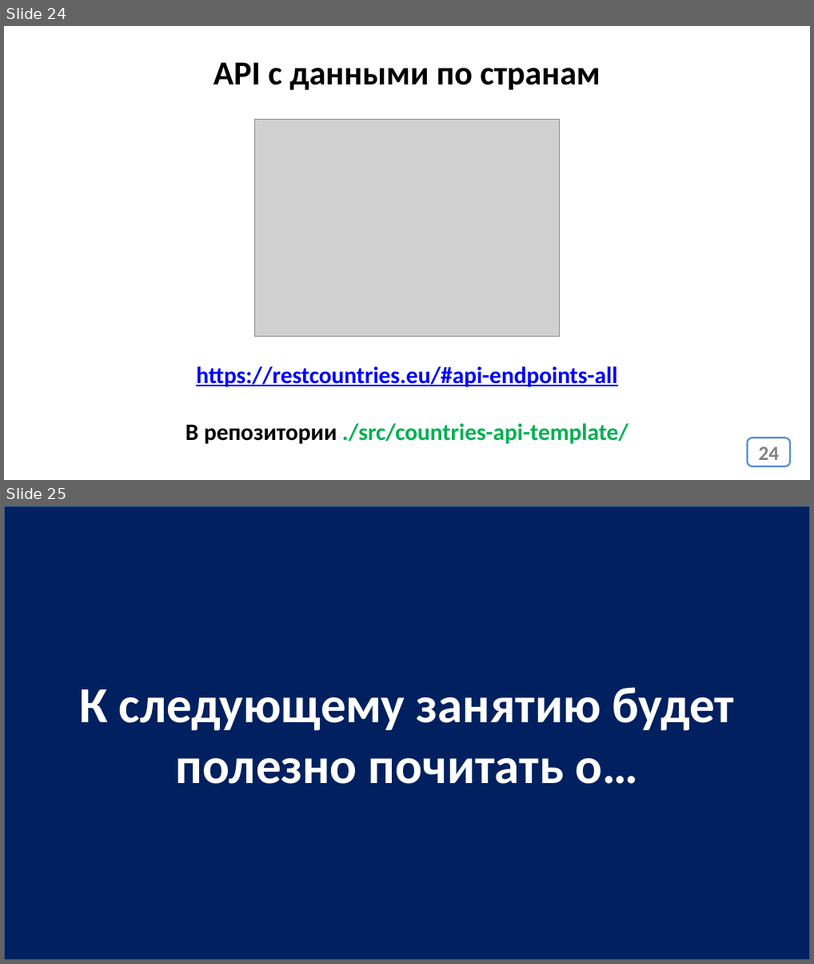
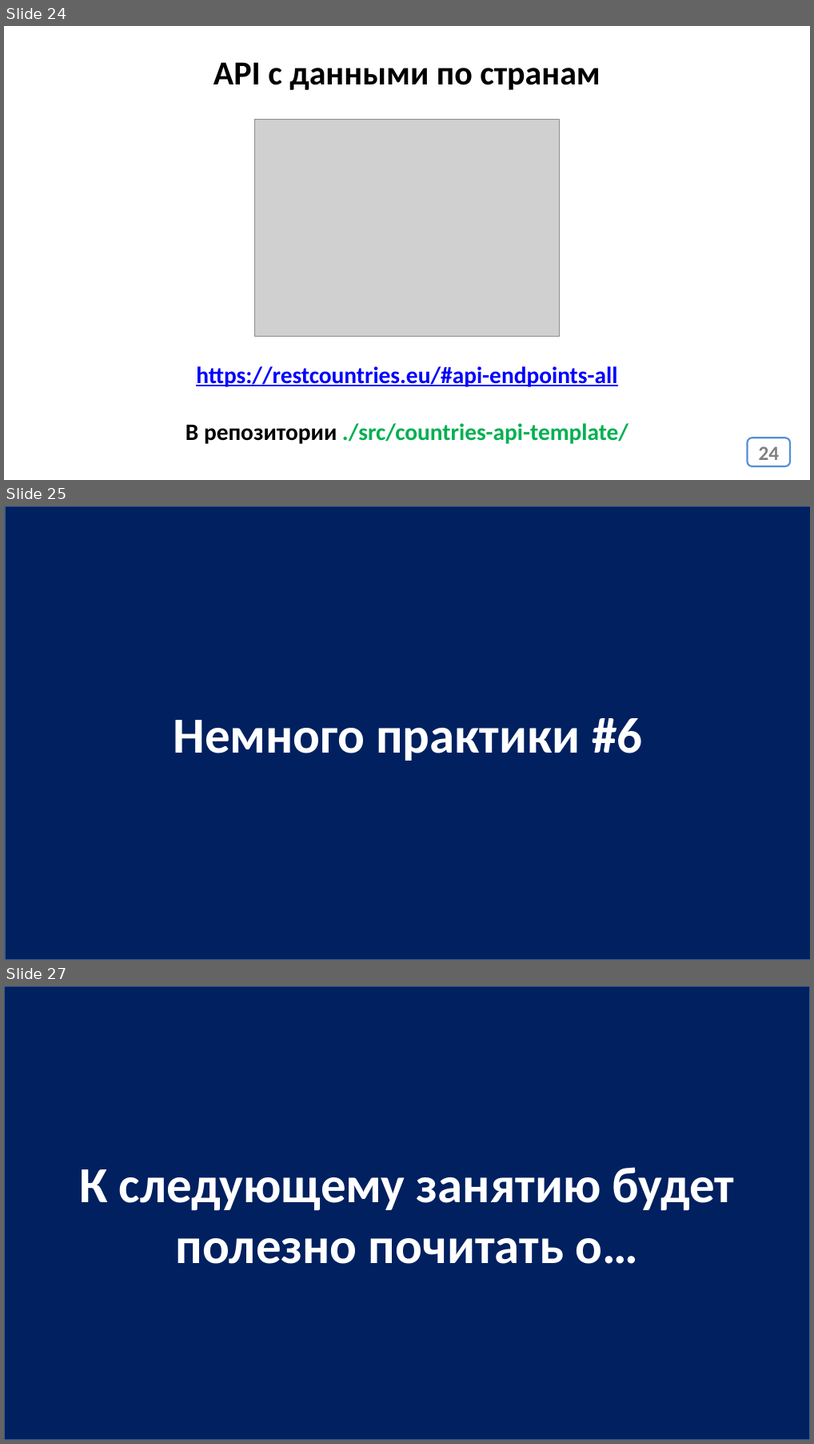
Before and after one commit to js-11-ort-dnipro/lesson03, a slide deck: lesson03.pptx. Shown one above the other, each under a label of ours: slides 24 and 25 before the commit, slides 24, 25 and 27 after it; the slides between them are not shown. The pictures are 814x964 and 814x1444 pixels, drawn with LibreOffice and Linux fonts; fonts in the diff are those of the drawing; grey boxes stand for pictures. Boxes give left, top, right and bottom in pixels: in the first picture for what was removed or moved away, otherwise in the second. Text is boxed around its words. In the diff, an @@ line names an element or a change of style, - is before the commit and + after.

```diff
--- a/lesson03.pptx
+++ b/lesson03.pptx
@@ slide 25 added at (4, 506, 810, 960), background #FFFFFF @@
@@ rectangle added at (5, 506, 810, 960), fill #002060, outline #3A5F8C 2 pt, 60 pt, text #FFFFFF, bold @@
+Немного практики #6
@@ what was slide 25 is now slide 27 @@
```
Also in this commit, not shown: 1 other slide added, 1 other file.
